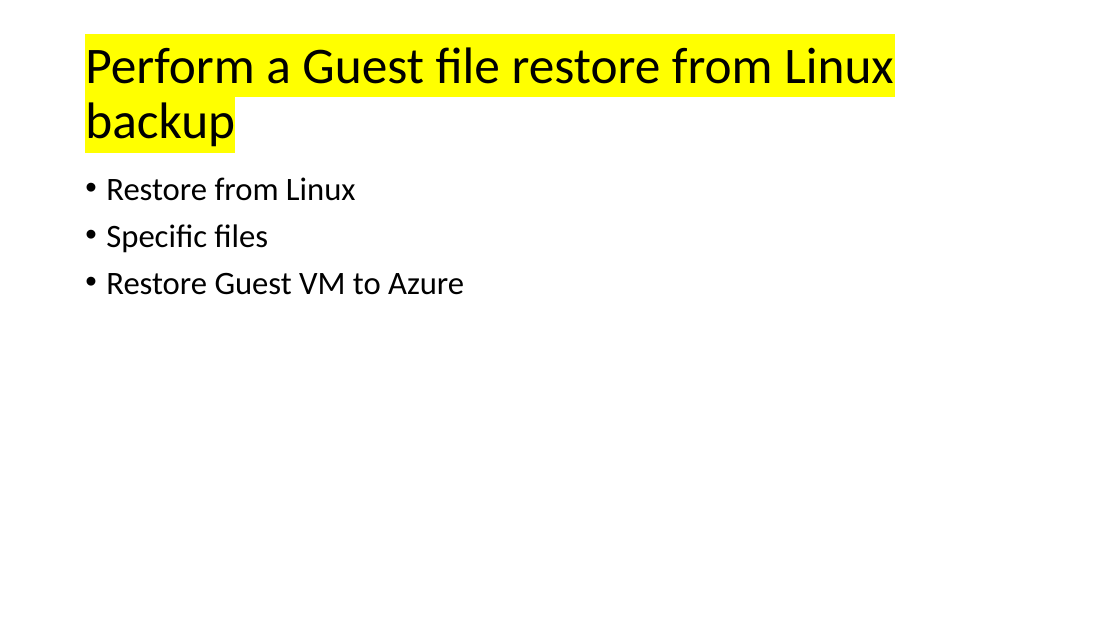
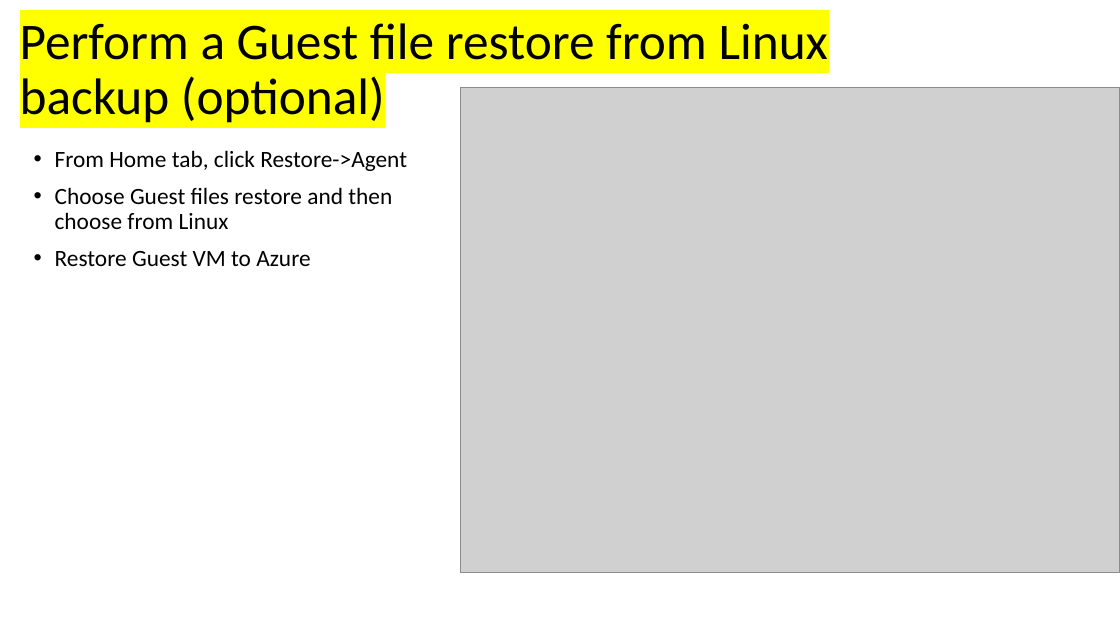
Before and after one commit to dkirby-ms/VeeamOnAzureLab, a slide deck: slide 19 of Veeam Lab Guide.pptx. Drawn at 1120x630 pixels with LibreOffice and Linux fonts; fonts in the diff are those of the drawing; grey boxes stand for pictures. Boxes give left, top, right and bottom in pixels: in the first picture for what was removed or moved away, otherwise in the second. Text is boxed around its words. In the diff, an @@ line names an element or a change of style, - is before the commit and + after.

```diff
--- a/Veeam Lab Guide.pptx
+++ b/Veeam Lab Guide.pptx
@@ title at <box>20,23,828,123</box>: text changed @@
-Perform a Guest file restore from Linux backup
+Perform a Guest file restore from Linux backup (optional)
@@ picture added at <box>460,87,1120,572</box> @@
@@ text "From Home tab, click Restore->Agent": place and size @@
-text "From Home tab, click Restore->Agent" at <box>106,177,464,295</box>
+text "From Home tab, click Restore->Agent" at <box>55,150,407,266</box>
@@ text at <box>55,150,407,229</box>: text changed; size 28 to 20 pt @@
-• Restore from Linux
-• Specific files
+• From Home tab, click Restore->Agent
+• Choose Guest files restore and then choose from Linux
@@ text at <box>55,251,310,266</box>: size 28 to 20 pt in "Restore Guest VM to Azure" @@
```
Also in this commit, not shown: 1 other slide changed, 1 slide added, 2 other files.
